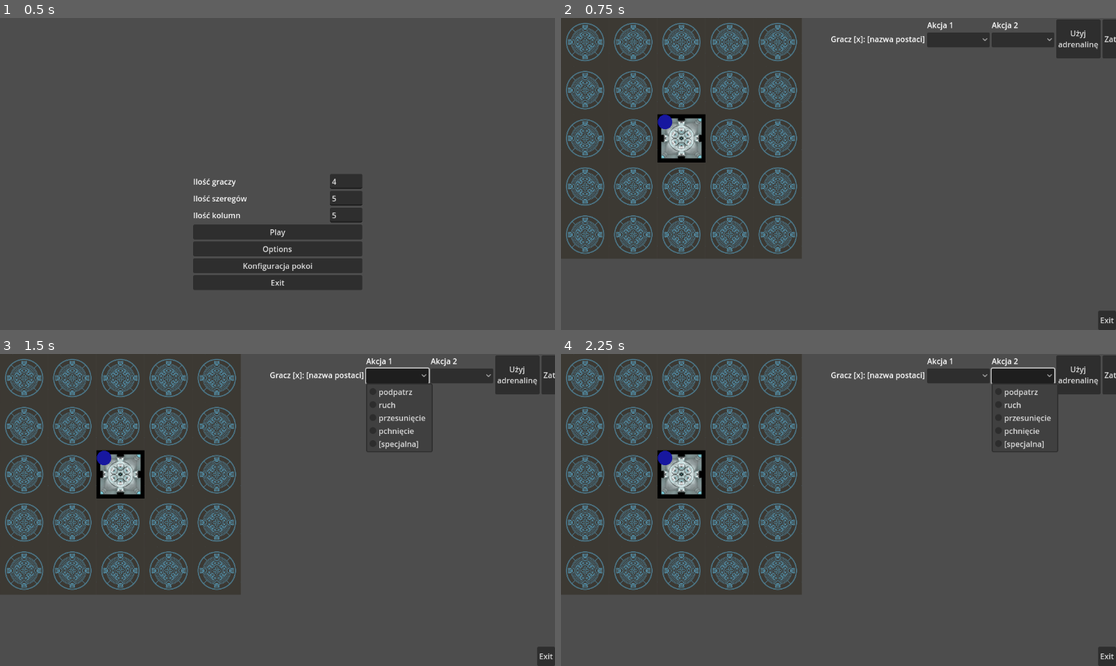
Above: before the commit, frames 1-4 (two rows, left to right).
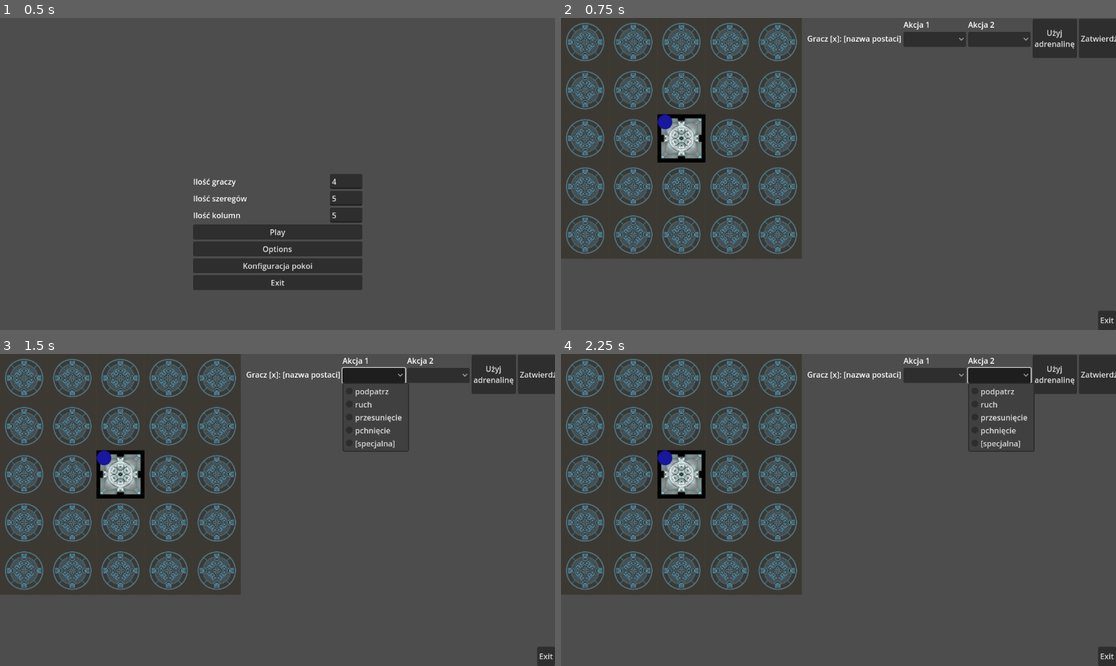
Above: after the commit, the same moments.

Repository: super12pl/strona25
Game: Godot game, scene res://scenes/Menu.tscn
The game is run twice, just before and just after one commit, with the same random seed, the same clock (stepped at 60 frames per second) and the same inputs.
Inputs (mouse positions are in pixels of both pictures, inside the frame that each line leads up to; where the layout moved, square brackets give the same spot in the first picture):
- Up to frame 1 (0.5 s): no input
- Up to frame 2 (0.75 s): click "Play" at 0.5 s
- Up to frame 3 (1.5 s): click (371, 375) [399, 375] at 1.25 s
- Up to frame 4 (2.25 s): click (999, 375) [1021, 375] at 2 s

Frame 1 is identical in both runs. In frame 2, 1.4% of the frame differs, in the area x 44-100%, y 0-13%; in frame 3, 2.2%, in the area x 44-100%, y 0-32%; in frame 4, 2.0%.

Commit message:
gufagufaguflarnia

Diff:
--- a/scenes/gra.tscn
+++ b/scenes/gra.tscn
@@ -69,5 +69,6 @@
 grow_horizontal = 2
 
 [node name="WybierzAkcje" parent="Control" instance=ExtResource("3_gj0il")]
+position = Vector2(-49, -1)
 
 [connection signal="pressed" from="Control2/VBoxContainer/Button" to="Gra" method="_on_button_pressed"]
